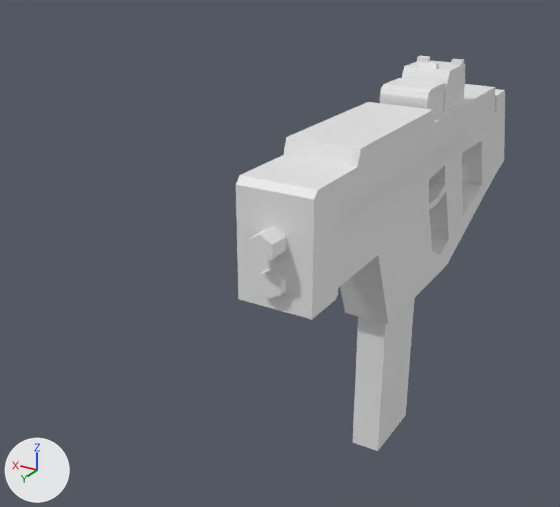
What one commit did to the FBX model Assets/Mesh/SMG 1.fbx.
One viewpoint serves both versions: a 50 mm camera at (-2.14, 5.52, 1.93) aimed at (0.58, 1.0, -0.33). The lights are fixed; the arrows at lower left show +X, +Y and +Z. The first picture is the older version. Where no turn or scale is listed for an object, it has been applied to the vertices.

Before the edit, the objects in view are built like this:
```python
me_plane_001 = bpy.data.meshes.new('Plane.001')
me_plane_001.from_pydata(...)  # 284 vertices, 264 faces; spans x -0.25..0.25, y -2.12..2.18, z -0.86..0.93
me_plane_002 = bpy.data.meshes.new('Plane.002')
me_plane_002.from_pydata(...)  # a box spanning x -0.12..0.12, y -0.02..0.58, z -2.11..-0.58
ob_body = bpy.data.objects.new('Body', me_plane_001)
ob_body.location = (0.0, 0.0, 0.0)
ob_mag = bpy.data.objects.new('Mag', me_plane_002)
ob_mag.location = (0.0, 0.0, 0.0)
```
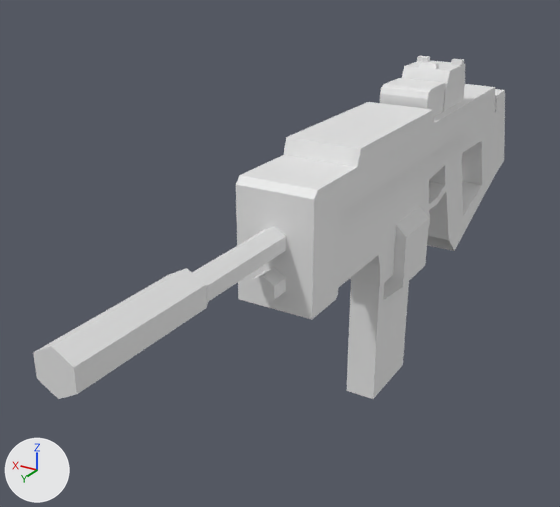
The newer file is also turned or shifted as a whole; pictures and numbers use the older file's frame.

Changed parts and their boxes (x1, y1, x2, y2) in the pictures (560 x 507 px):
'Body', reshaped (75% wider, 28% taller): before (236, 56, 505, 324); after (33, 56, 505, 399)
'Cylinder', added: after (347, 206, 429, 399)
'Mag', deleted: before (353, 298, 415, 451)
part 1 of me_plane_001, reshaped: before (340, 211, 454, 324); after (350, 211, 430, 286)
part 2 of me_plane_001, built on: before (248, 227, 286, 298); after (33, 227, 286, 399)

What the commit changed:
me_plane_001 is used by ob_body; location (0.0, 0.0, 0.0).
me_plane_001 had 284 vertices, 264 faces and spanned x -0.25..0.25, y -2.12..2.18, z -0.86..0.93.
me_plane_001 now has 292 vertices, 270 faces and spans x -0.25..0.25, y -2.12..3.68, z -0.79..0.93.
Part 1, on me_plane_001:
8 vertices are removed from x -0.18..0.18, y -0.6..-0.17, z -0.86..-0.57.
14 faces are deleted.
4 vertices move from x -0.18..0.18, y 0.68..0.8, z -0.86..-0.57 to x -0.18..0.18, y 0.88..0.91, z -0.46..-0.29.
4 vertices are added at (-0.18, 0.01, -0.46), (-0.18, -0.06, -0.26), (0.18, 0.01, -0.46), (0.18, -0.06, -0.26).
8 new faces join them.
Part 2, on me_plane_001:
6 vertices are removed from x -0.08..0.08, y 2.18, z 0.17..0.34.
7 faces are deleted.
6 vertices in x -0.08..0.08, y 2.08, z -0.09..0.09 move by (0.0, 0.08, 0.0).
6 vertices are added at (0.02, 2.8, 0.38), (-0.09, 2.8, 0.32), (-0.09, 2.8, 0.19), (0.02, 2.8, 0.13), (0.14, 2.8, 0.19), (0.14, 2.8, 0.32).
6 new vertices lie (0.0, 1.3, 0.0) away from vertices in x -0.08..0.08, y 1.48, z 0.17..0.34.
6 new vertices lie (0.0, 0.88, 0.0) away from vertices in x -0.09..0.14, y 2.8, z 0.13..0.38.
19 new faces join them.
Mesh me_cylinder is new.
It consists of a 6-sided cylinder along y spanning x -0.26..0.12, y 0.77..1.22, z -0.73..0.05; a box spanning x -0.12..0.12, y 0.7..1.3, z -1.51..0.02.
Object 'Mag' (ob_mag) is deleted.
Object 'Cylinder' (ob_cylinder) is new; it shows me_cylinder.
Its location is (0.0, -0.563, 0.0).
